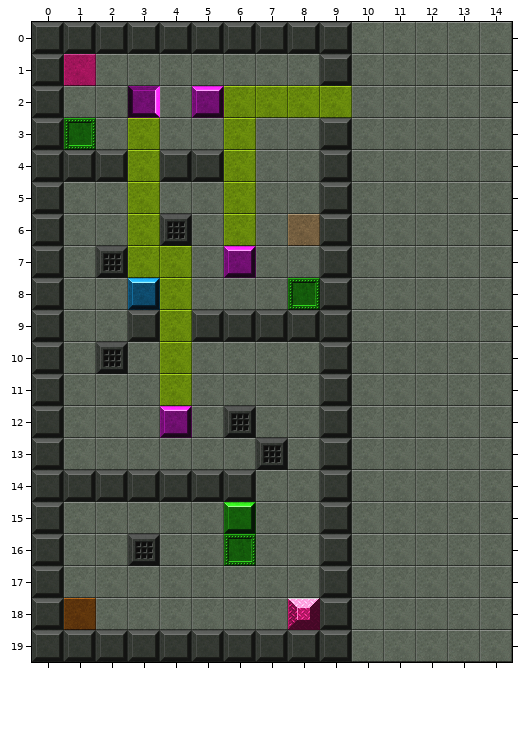
Tiled map -- client/public/assets/tutorial.tmx. The picture above was drawn from the file before the commit.
Cells are 32x32 px. Shown: x 0..14, y 0..19.
New version:
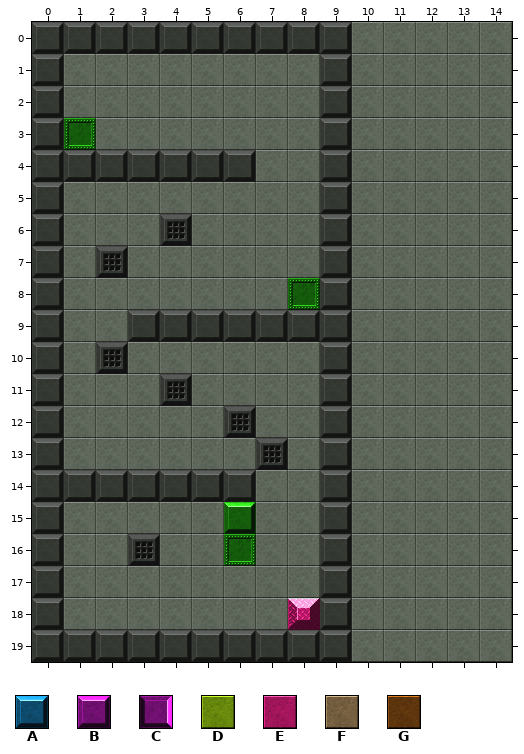
Key: from "tilesBackground": A 33, B 47, C 47 turned 90, D 70, E 98, F 112, G 126.
_ is an empty cell.
Commit message: added guard example and changed tile index
Diff:
Layer "blockedLayer":
The tile that lay hidden is removed in row 7 at x 3.
Tile A is removed in row 8 at x 3.
Layer "guardLayer" (now hidden):
Tile B is removed in row 2 at x 5; in row 7 at x 6; in row 12 at x 4.
Tile C is removed in row 2 at x 3.
Layer "lightLayer" (now hidden):
Tile D is removed in row 2 at x 6 to 9; in rows 3 to 6 at x 3 and 6; in row 7 at x 3 to 4; in rows 8 to 11 at x 4.
Layer "startLayer" (now hidden):
Tile E is removed in row 1 at x 1.
Tile F is removed in row 6 at x 8.
Tile G is removed in row 18 at x 1.
Where, in picture pixels (left, top, right, bottom), the same in both pictures:
removed: (64, 54, 96, 86)
removed: (128, 86, 192, 438)
removed: (192, 86, 352, 278)
removed: (64, 598, 96, 630)
